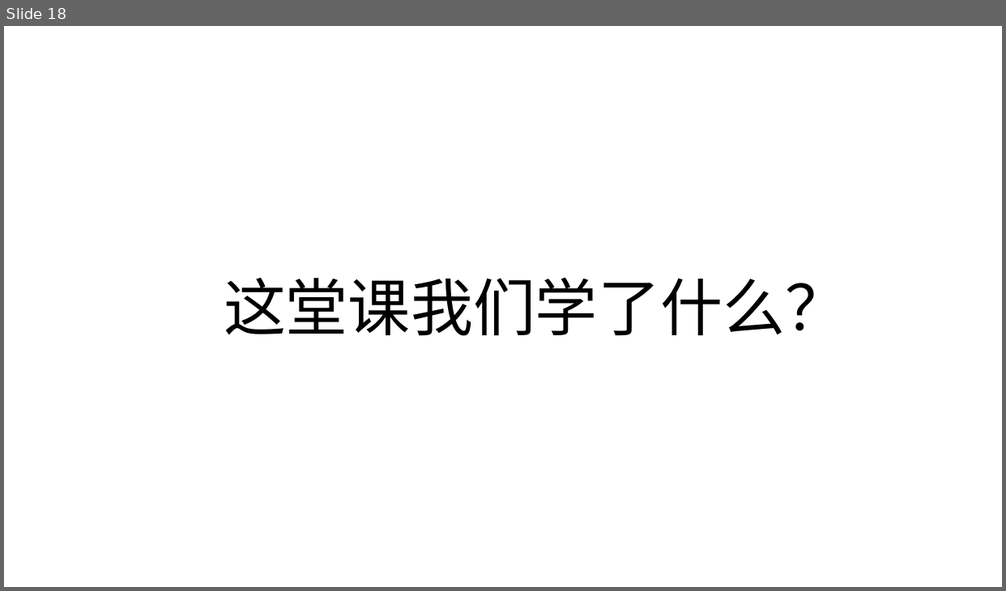
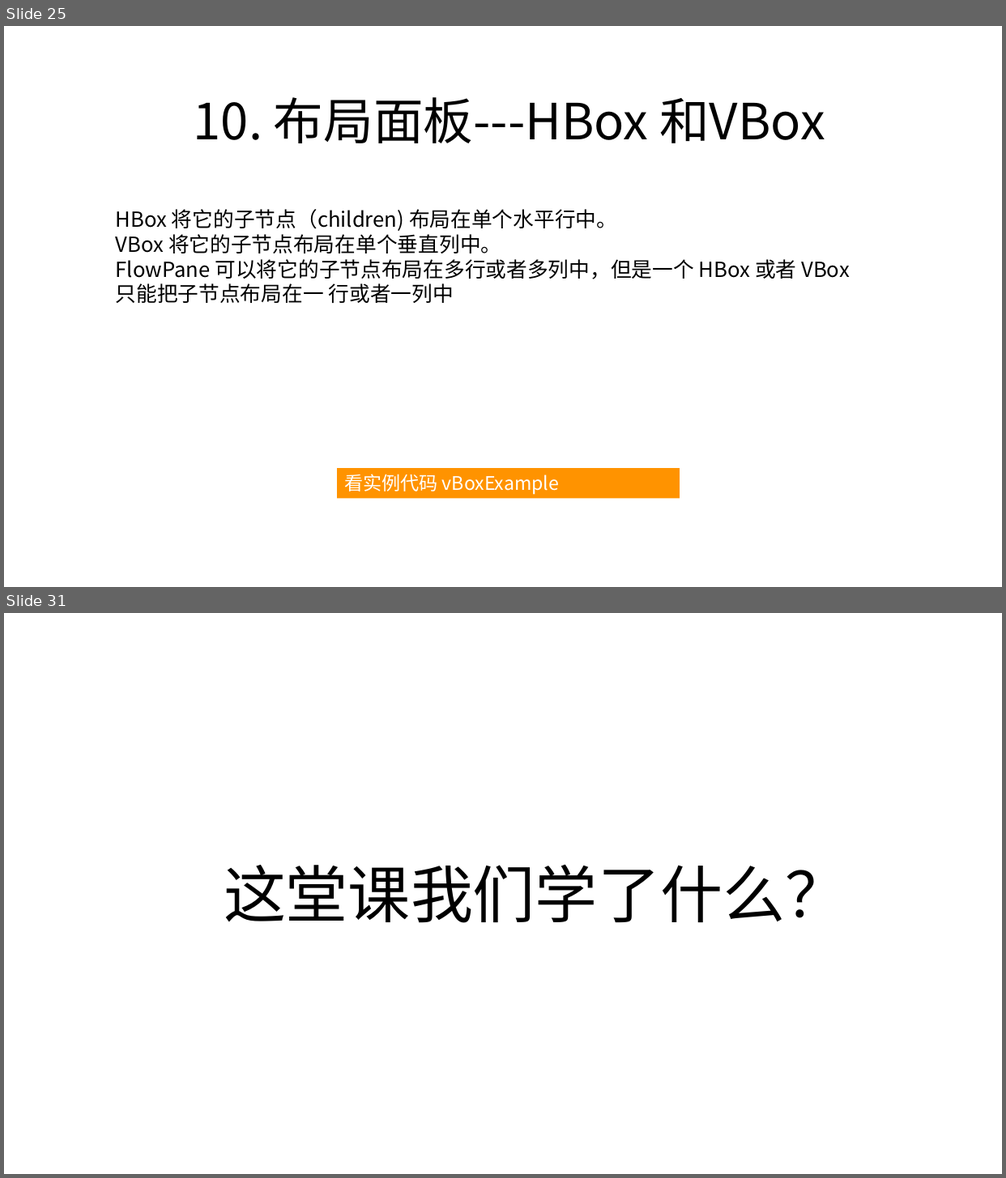
Before and after one commit to zjyesir/hmc_java_1, a slide deck: ppt/19. 图形化编程.pptx. Shown one above the other, each under a label of ours: slide 18 before the commit, slides 25 and 31 after it; the slides between them are not shown. The pictures are 1006x591 and 1006x1178 pixels, drawn with LibreOffice and Linux fonts; fonts in the diff are those of the drawing; background and template pictures are left out. Boxes give left, top, right and bottom in pixels: in the first picture for what was removed or moved away, otherwise in the second. Text is boxed around its words. In the diff, an @@ line names an element or a change of style, - is before the commit and + after.

```diff
--- a/ppt/19. 图形化编程.pptx
+++ b/ppt/19. 图形化编程.pptx
@@ slide 25 added at box(4, 26, 1002, 587), background picture (left out) @@
@@ text added at box(194, 97, 825, 143), 48 pt, text #000000 @@
+10. 布局面板---HBox 和VBox
@@ text added at box(116, 209, 850, 303), 20 pt, text #000000 @@
+HBox 将它的子节点（children) 布局在单个水平行中。
+VBox 将它的子节点布局在单个垂直列中。
+FlowPane 可以将它的子节点布局在多行或者多列中，但是一个 HBox 或者 VBox 只能把子节点布局在一 行或者一列中
@@ rectangle added at box(337, 468, 680, 498), fill #FF9300, 18 pt, text #FFFFFF @@
+看实例代码 vBoxExample
@@ what was slide 18 is now slide 31 @@
```
Also in this commit, not shown: 7 slides changed, 16 other slides added, 4 slides removed, 2 other files.
